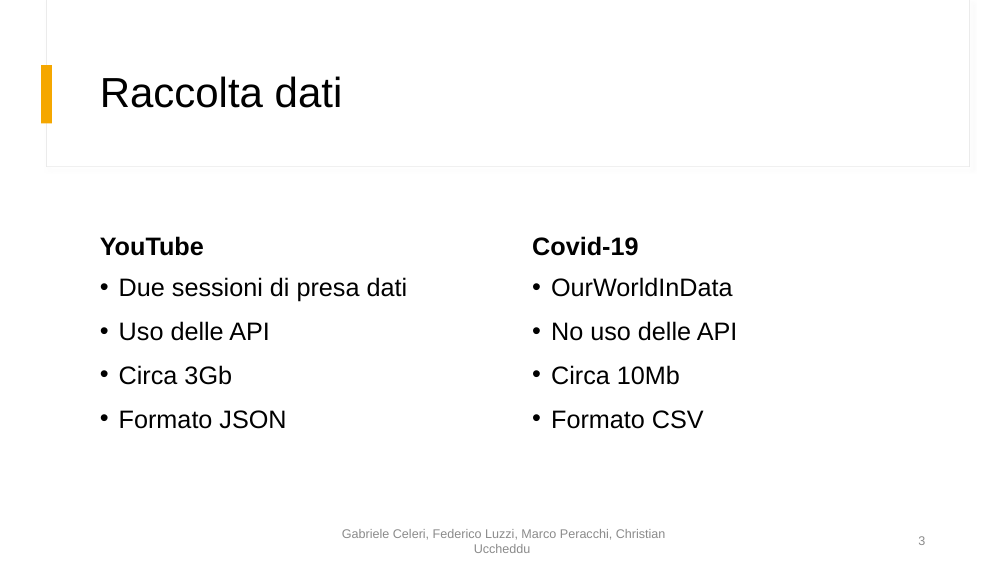
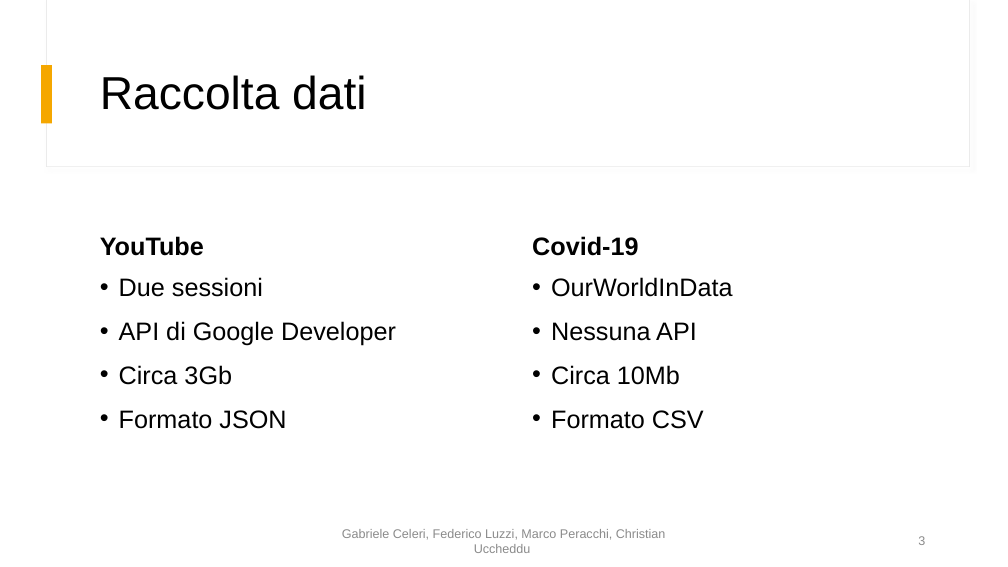
Before and after one commit to fedelux3/Youtube_trending_analysis, a slide deck: slide 3 of presentazione/presentazione.pptx. Drawn at 1008x567 pixels with LibreOffice and Linux fonts; fonts in the diff are those of the drawing. Boxes give left, top, right and bottom in pixels: in the first picture for what was removed or moved away, otherwise in the second. Text is boxed around its words. In the diff, an @@ line names an element or a change of style, - is before the commit and + after.

```diff
--- a/presentazione/presentazione.pptx
+++ b/presentazione/presentazione.pptx
@@ title "Raccolta dati" at bbox=[100, 75, 366, 110]: size 40 to 44 pt @@
@@ text at bbox=[119, 277, 396, 346]: text changed @@
-• Due sessioni di presa dati
-• Uso delle API
+• Due sessioni
+• API di Google Developer
@@ text at bbox=[551, 322, 697, 341]: text changed @@
-• No uso delle API
+• Nessuna API
```
Also in this commit, not shown: 10 other slides changed.
